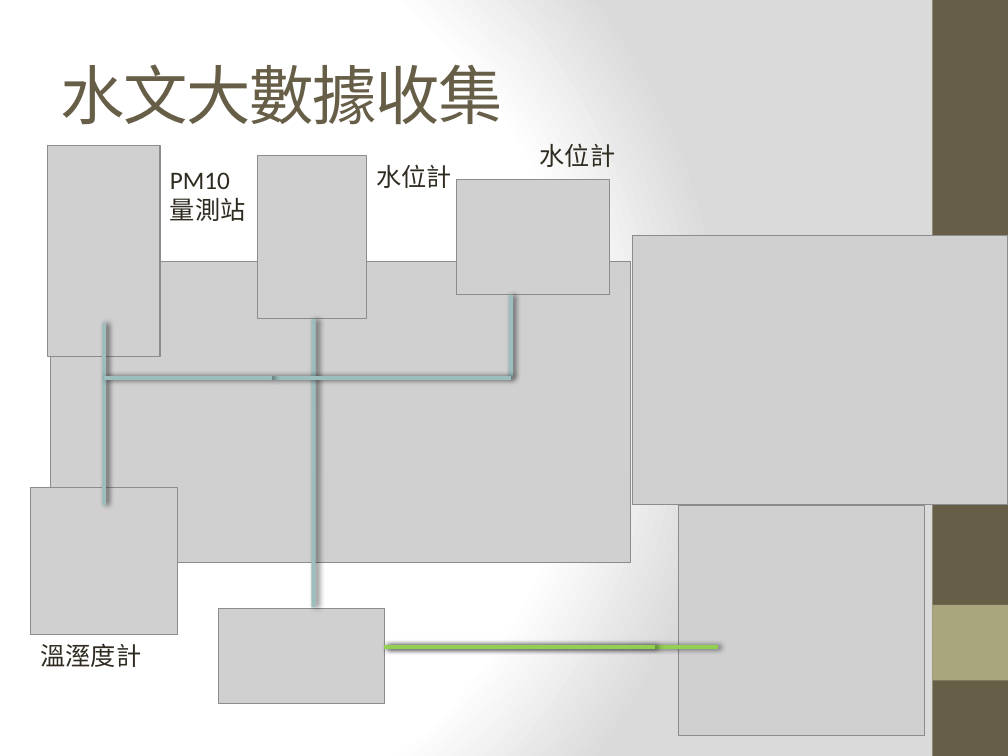
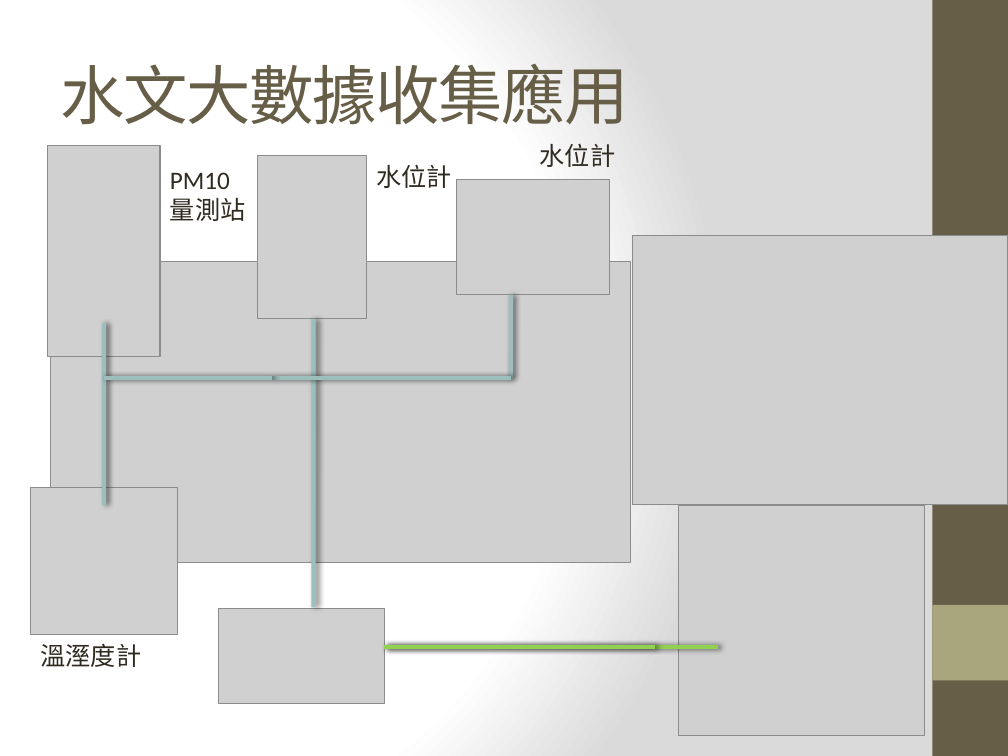
Before and after one commit to maloyang/NKUST_20200423, a slide deck: slide 4 of L2/L2.pptx. Drawn at 1008x756 pixels with LibreOffice and Linux fonts; fonts in the diff are those of the drawing; grey boxes stand for pictures. Boxes give left, top, right and bottom in pixels: in the first picture for what was removed or moved away, otherwise in the second. Text is boxed around its words. In the diff, an @@ line names an element or a change of style, - is before the commit and + after.

```diff
--- a/L2/L2.pptx
+++ b/L2/L2.pptx
@@ title at (x1=60, y1=63, x2=628, y2=125): text changed @@
-水文大數據收集
+水文大數據收集應用
```
Also in this commit, not shown: 1 other file.
